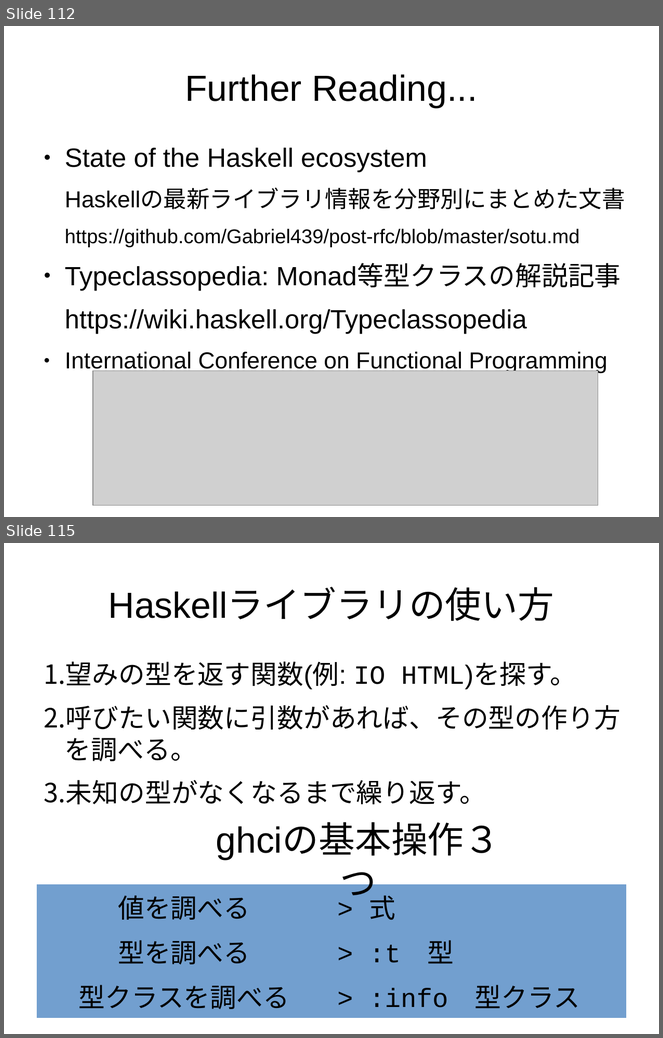
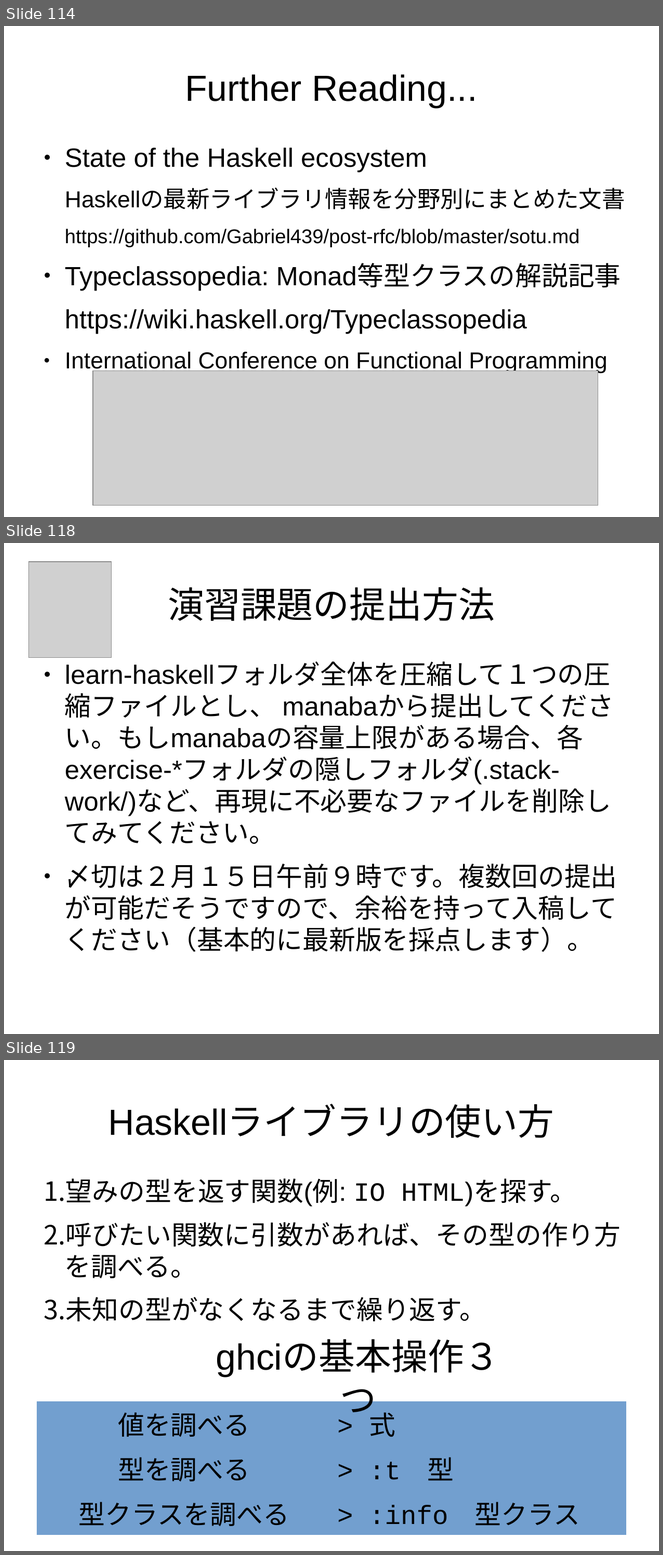
Before and after one commit to nushio3/learn-haskell, a slide deck: Tsukuba-2016.odp. Shown one above the other, each under a label of ours: slides 112 and 115 before the commit, slides 114, 118 and 119 after it; the slides between them are not shown. The pictures are 663x1038 and 663x1555 pixels, drawn with LibreOffice and Linux fonts; fonts in the diff are those of the drawing; grey boxes stand for pictures. Boxes give left, top, right and bottom in pixels: in the first picture for what was removed or moved away, otherwise in the second. Text is boxed around its words. In the diff, an @@ line names an element or a change of style, - is before the commit and + after.

```diff
--- a/Tsukuba-2016.odp
+++ b/Tsukuba-2016.odp
@@ slide 118 added at box(4, 543, 659, 1034), background #FFFFFF @@
@@ picture added at box(28, 561, 112, 658) @@
@@ title added at box(168, 587, 495, 621), 44 pt, text #000000 @@
+演習課題の提出方法
@@ text added at box(65, 663, 618, 952), 32 pt, text #000000 @@
+● learn-haskellフォルダ全体を圧縮して１つの圧縮ファイルとし、 manabaから提出してください。もしmanabaの容量上限がある場合、各exercise-*フォルダの隠しフォルダ(.stack-work/)など、再現に不必要なファイルを削除してみてください。
+● 〆切は２月１５日午前９時です。複数回の提出が可能だそうですので、余裕を持って入稿してください（基本的に最新版を採点します）。
@@ what was slide 112 is now slide 114 @@
@@ what was slide 115 is now slide 119 @@
```
Also in this commit, not shown: 4 slides changed, 3 other slides added.
